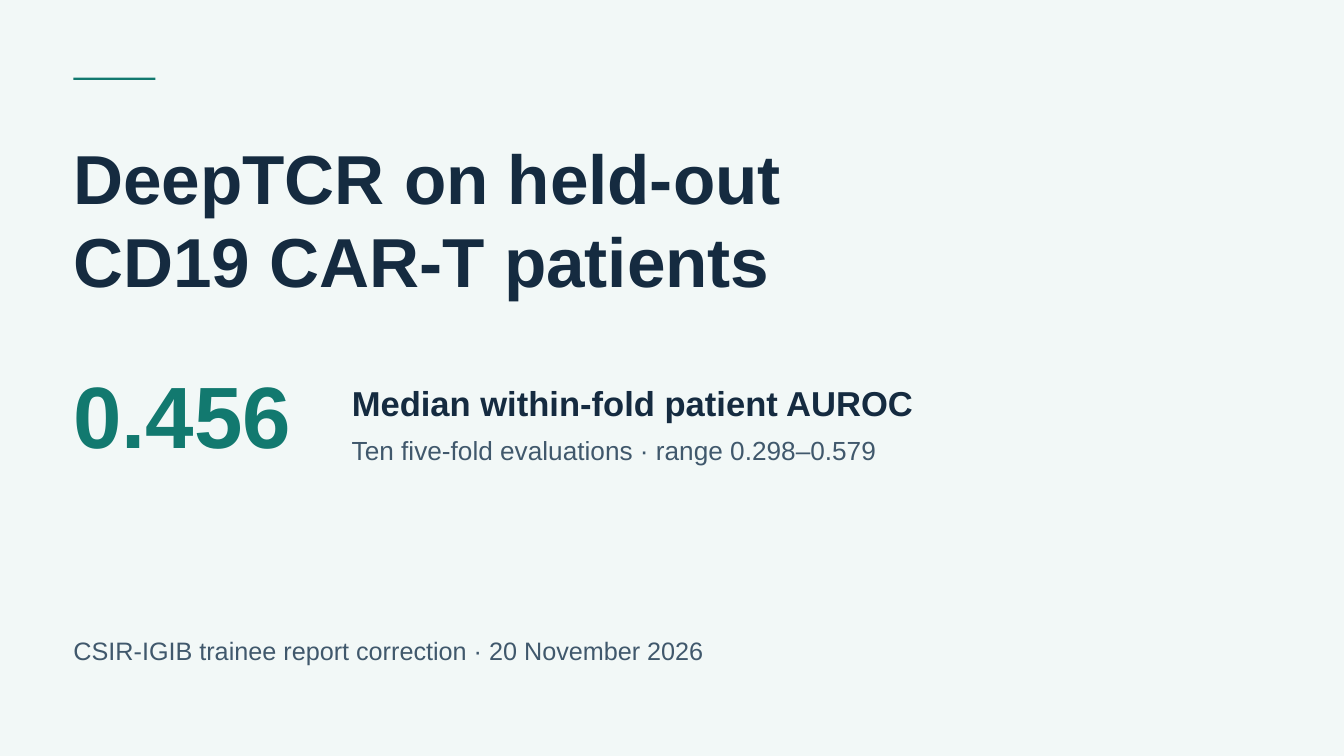
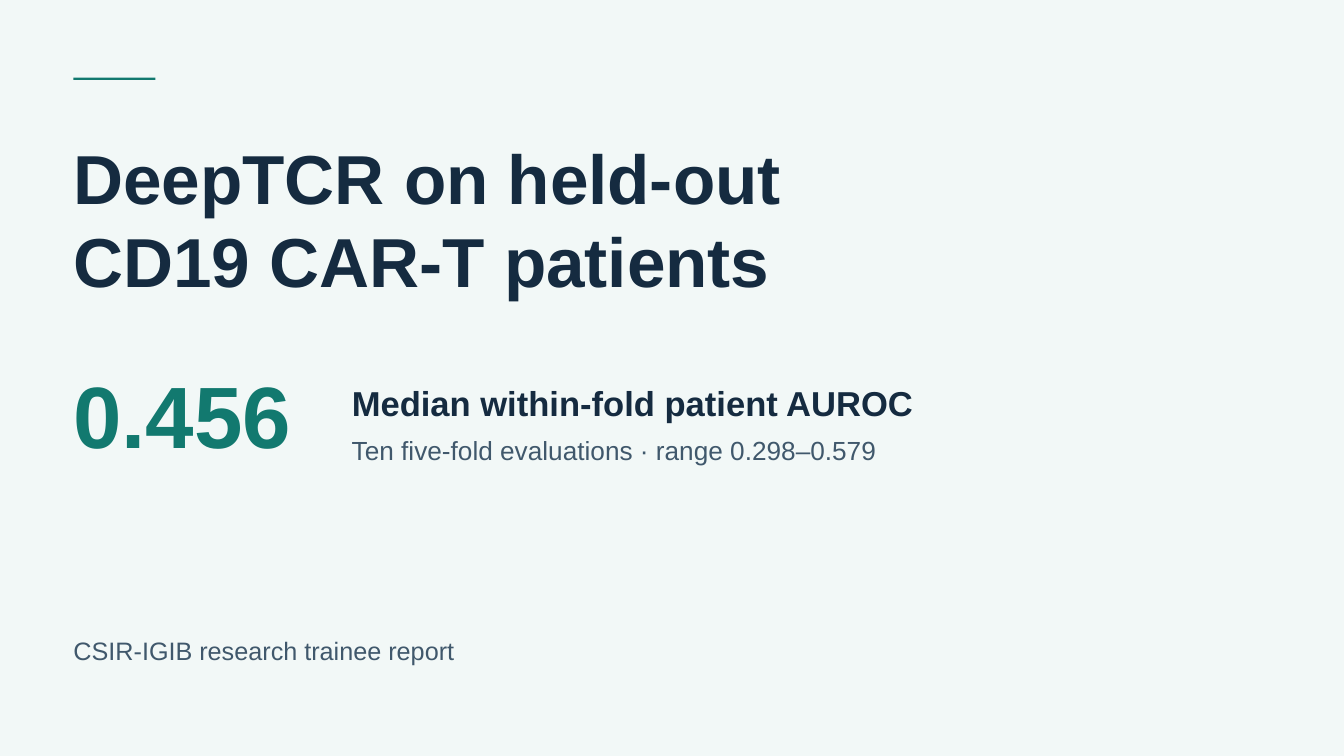
Before and after one commit to MateenahJAHAN/Final_Deliverable_DeepTCRResearch_Mateenah_Jahan_CSIR, a slide deck: slide 1 of results/DeepTCR_Results_Presentation.pptx. Drawn at 1344x756 pixels with LibreOffice and Linux fonts; fonts in the diff are those of the drawing. Boxes give left, top, right and bottom in pixels: in the first picture for what was removed or moved away, otherwise in the second. Text is boxed around its words. In the diff, an @@ line names an element or a change of style, - is before the commit and + after.

```diff
--- a/results/DeepTCR_Results_Presentation.pptx
+++ b/results/DeepTCR_Results_Presentation.pptx
@@ text at [73, 641, 454, 666]: text changed @@
-CSIR-IGIB trainee report correction · 20 November 2026
+CSIR-IGIB research trainee report
```
Also in this commit, not shown: 2 other slides changed, 18 other files.
